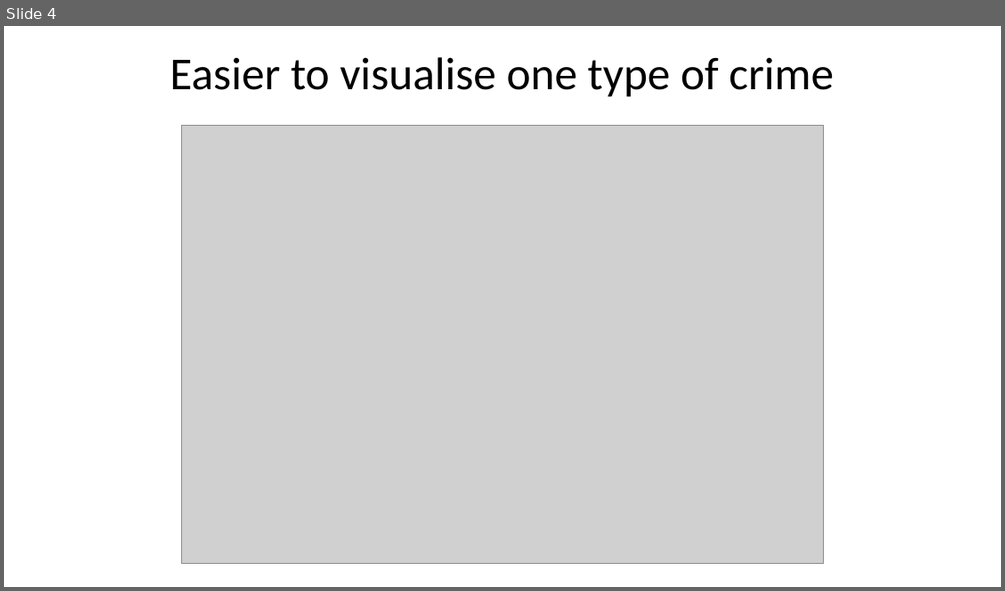
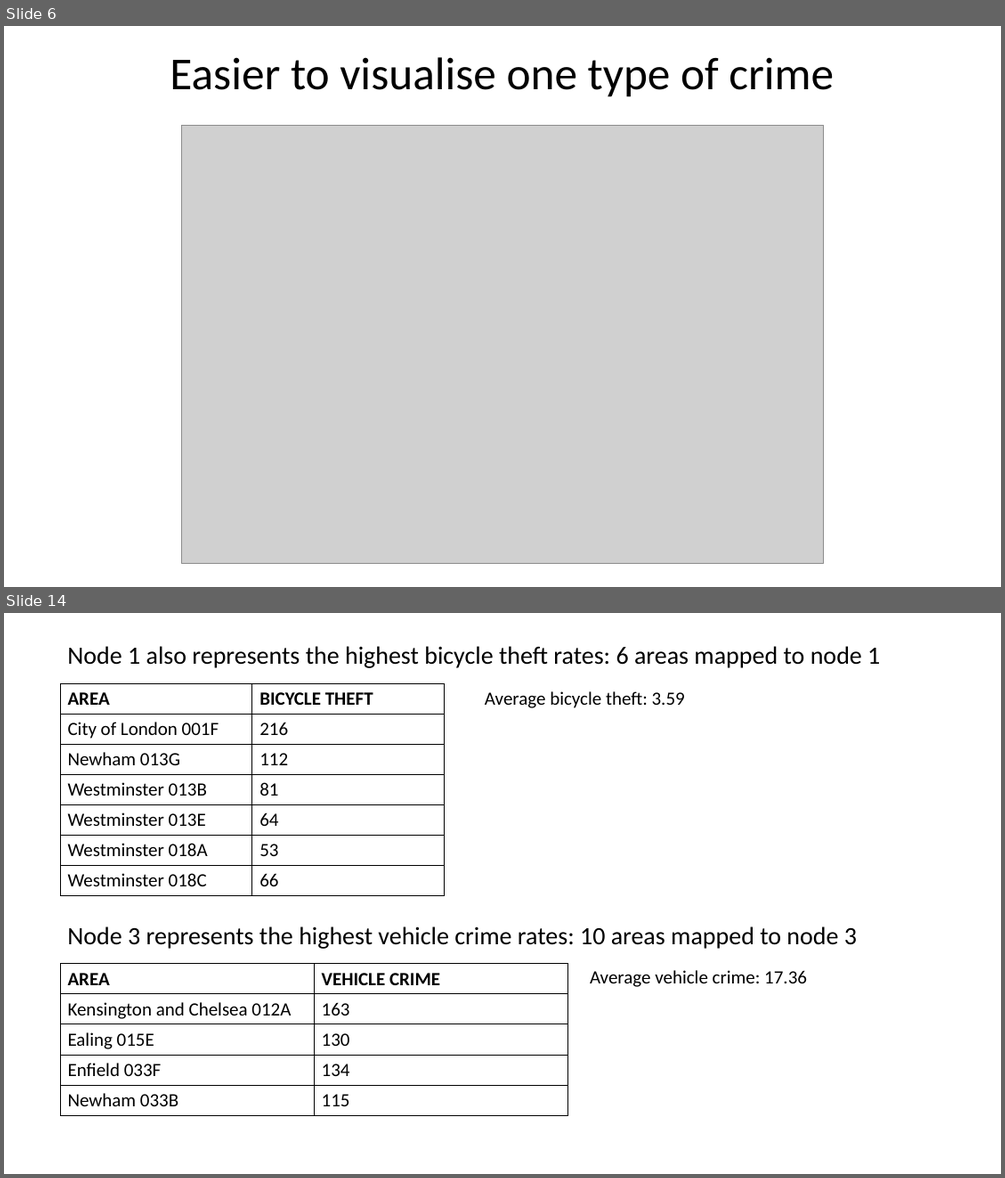
Before and after one commit to dmorison/GIS-in-R-spatial-crime-data-analysis, a slide deck: Mapping London’s crime with R.pptx. Shown one above the other, each under a label of ours: slide 4 before the commit, slides 6 and 14 after it; the slides between them are not shown. The pictures are 1005x591 and 1005x1178 pixels, drawn with LibreOffice and Linux fonts; fonts in the diff are those of the drawing; grey boxes stand for pictures. Boxes give left, top, right and bottom in pixels: in the first picture for what was removed or moved away, otherwise in the second. Text is boxed around its words. In the diff, an @@ line names an element or a change of style, - is before the commit and + after.

```diff
--- a/Mapping London’s crime with R.pptx
+++ b/Mapping London’s crime with R.pptx
@@ slide 14 added at (x1=4, y1=613, x2=1001, y2=1174), background #FFFFFF @@
@@ text added at (x1=67, y1=646, x2=880, y2=668), 24 pt, text #000000 @@
+Node 1 also represents the highest bicycle theft rates: 6 areas mapped to node 1
@@ table added at (x1=60, y1=683, x2=445, y2=896), 7 rows, 2 columns @@
+AREA | BICYCLE THEFT
+City of London 001F | 216
+Newham 013G | 112
+Westminster 013B | 81
+Westminster 013E | 64
+Westminster 018A | 53
+Westminster 018C | 66
@@ text added at (x1=485, y1=691, x2=685, y2=708), 18 pt, text #000000 @@
+Average bicycle theft: 3.59
@@ text added at (x1=67, y1=926, x2=857, y2=949), 24 pt, text #000000 @@
+Node 3 represents the highest vehicle crime rates: 10 areas mapped to node 3
@@ table added at (x1=60, y1=964, x2=567, y2=1116), 5 rows, 2 columns @@
+AREA | VEHICLE CRIME
+Kensington and Chelsea 012A | 163
+Ealing 015E | 130
+Enfield 033F | 134
+Newham 033B | 115
@@ text added at (x1=590, y1=970, x2=807, y2=987), 18 pt, text #000000 @@
+Average vehicle crime: 17.36
@@ what was slide 4 is now slide 6 @@
```
Also in this commit, not shown: 5 slides changed, 8 other slides added.
